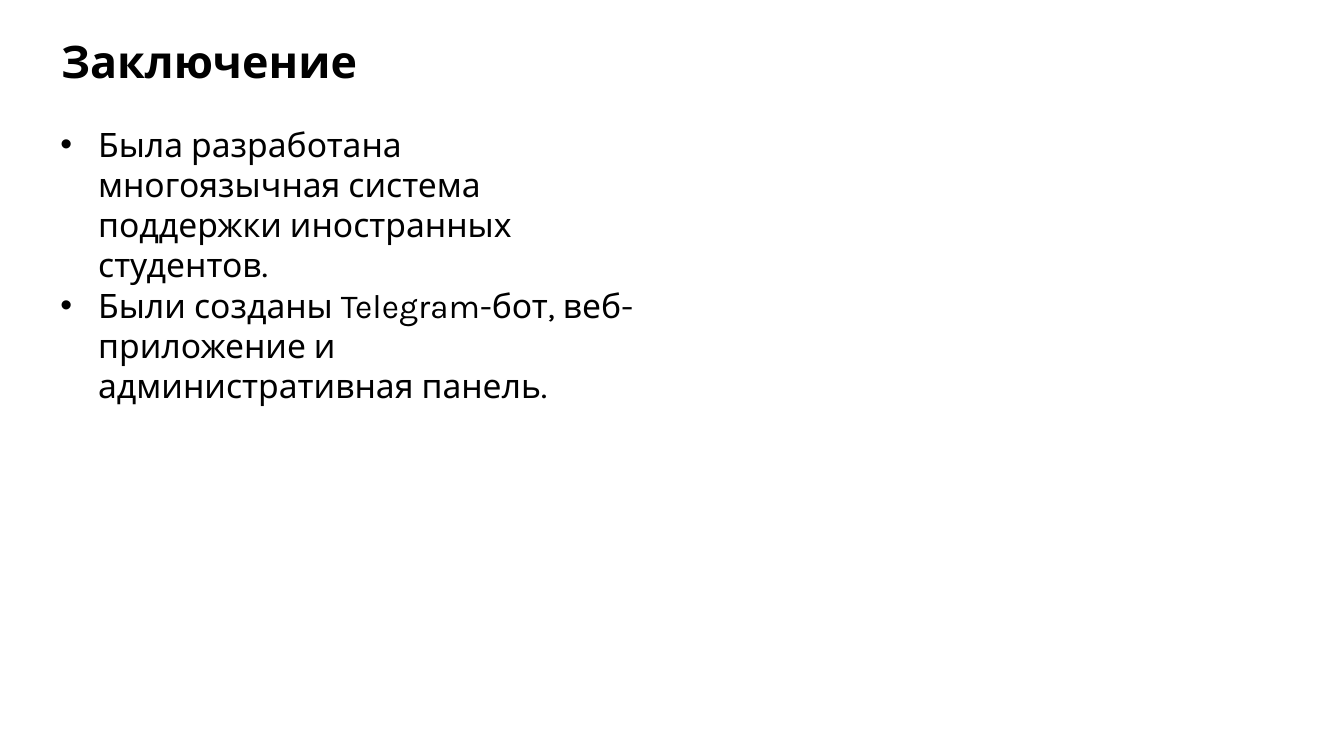
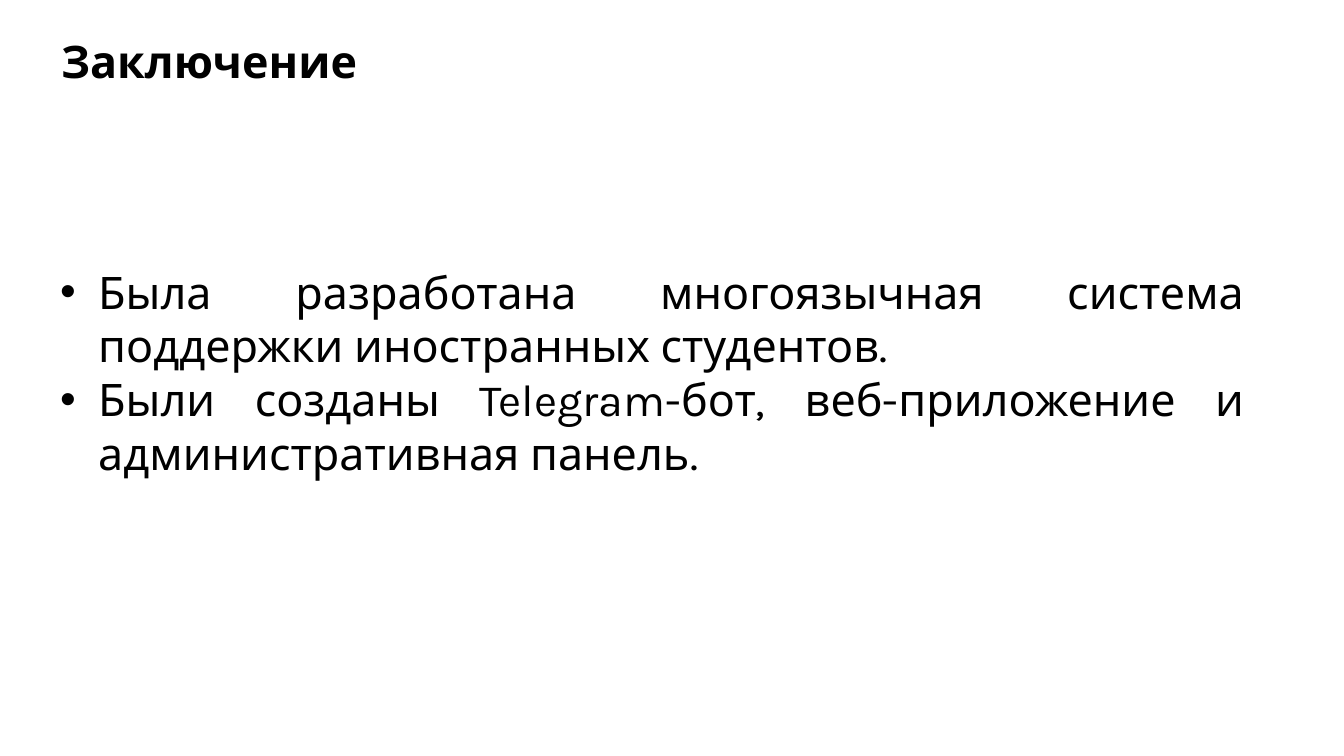
Before and after one commit to Ven-i-amin/vsu-on-board-bot, a slide deck: slide 16 of materials/презентация-2.pptx (slide 13 before the commit). Drawn at 1344x756 pixels with LibreOffice and Linux fonts; fonts in the diff are those of the drawing. Boxes give left, top, right and bottom in pixels: in the first picture for what was removed or moved away, otherwise in the second. Text is boxed around its words. In the diff, an @@ line names an element or a change of style, - is before the commit and + after.

```diff
--- a/materials/презентация-2.pptx
+++ b/materials/презентация-2.pptx
@@ text "Была разработана многоязычная система поддержки ...": place and size @@
-text "Была разработана многоязычная система поддержки ..." at box(98, 131, 621, 406)
+text "Была разработана многоязычная система поддержки ..." at box(98, 275, 1244, 481)
@@ text "Была разработана многоязычная система поддержки ..." at box(98, 275, 1244, 481): size 24 to 32 pt; alignment left to justified @@
```
Also in this commit, not shown: 11 other slides changed, 3 slides added, 1 other file.
